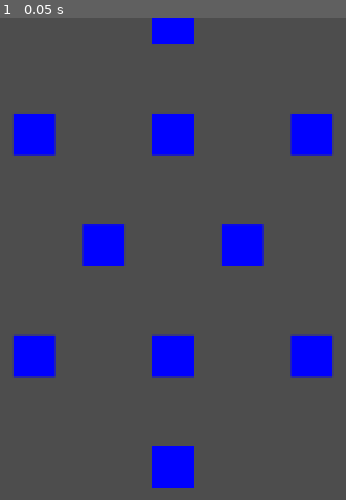
Above: before the commit, frame 1.
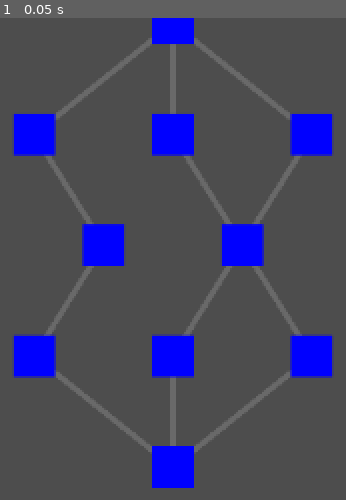
Above: after the commit, the same moment.

Repository: vinit-rao/roguelike-platformer
Game: Godot game, scene res://OverworldMap.tscn
The game is run twice, just before and just after one commit, with the same random seed, the same clock (stepped at 60 frames per second) and the same inputs. This scene is started directly instead of the project's main scene.
Inputs:
- Up to frame 1 (0.05 s): no input

The runs differ from the first frame. In frame 1, 3.0% of the frame differs, in the area x 13-87%, y 4-91%.

Commit message:
add branch lines to the level select

Diff:
--- a/map_generator.gd
+++ b/map_generator.gd
@@ -16,7 +16,9 @@
 
 func _ready() -> void:
 	generate_map_data()
+	generate_connections()
 	spawn_map_visually()
+	draw_lines()
 
 func generate_map_data() -> void:
 	map_layers.clear()
@@ -87,3 +89,44 @@
 	if player and GameManager.current_map_node == null:
 		player.current_node = start_node
 		player.global_position = start_node.global_position
+
+
+func generate_connections() -> void:
+	for row in range(map_height - 1):
+		var current_layer = map_layers[row]
+		var next_layer = map_layers[row + 1]
+
+		for i in range(current_layer.size()):
+			var start_node = current_layer[i]
+			var target_idx = clampi(i, 0, next_layer.size() - 1)
+			start_node["next_connections"].append(next_layer[target_idx])
+
+		for j in range(next_layer.size()):
+			var target_node = next_layer[j]
+			var has_incoming = false
+
+			for start_node in current_layer:
+				if target_node in start_node["next_connections"]:
+					has_incoming = true
+
+			if not has_incoming:
+				var closest_idx = clampi(j, 0, current_layer.size() - 1)
+				if target_node not in current_layer[closest_idx]["next_connections"]:
+					current_layer[closest_idx]["next_connections"].append(target_node)
+
+func draw_lines() -> void:
+	for row in map_layers:
+		for node_data in row:
+			var start_pos = node_data["physical_node"].global_position
+
+			# draw line
+			for target_data in node_data["next_connections"]:
+				var end_pos = target_data["physical_node"].global_position
+
+				var line = Line2D.new()
+				line.add_point(start_pos)
+				line.add_point(end_pos)
+				line.width = 4.0 # line thickness
+				line.default_color = Color.DIM_GRAY # line color
+				line.z_index = -1 # makes lines go behind dots
+				add_child(line)
